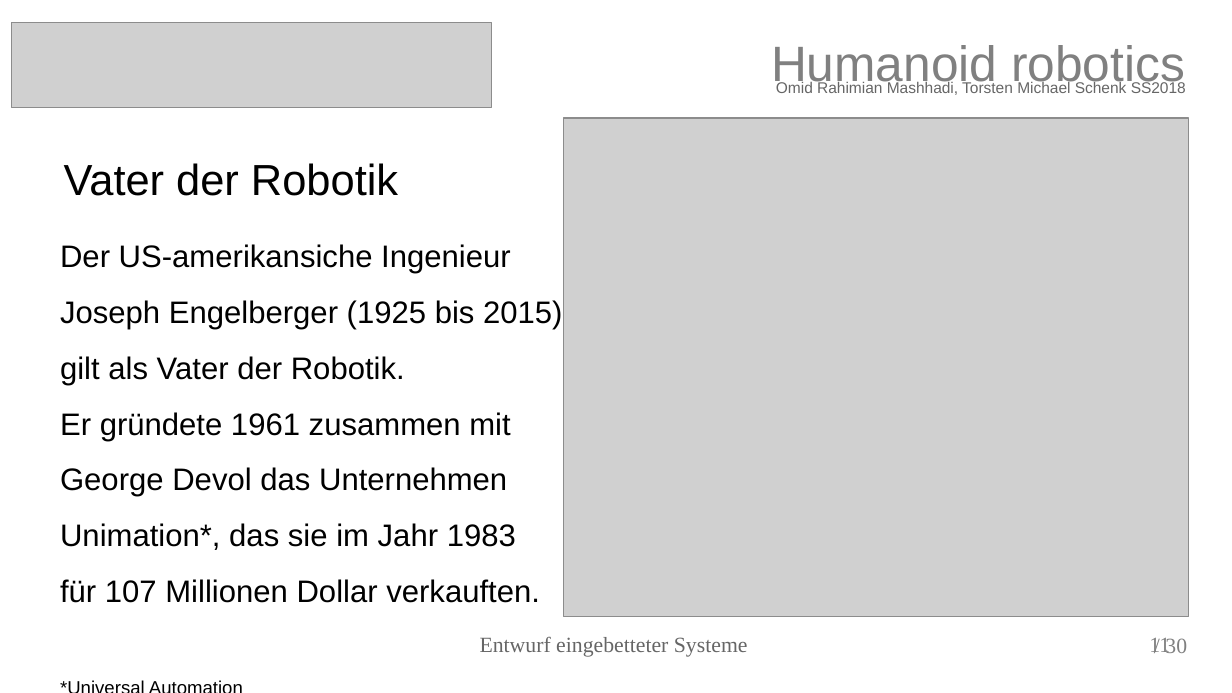
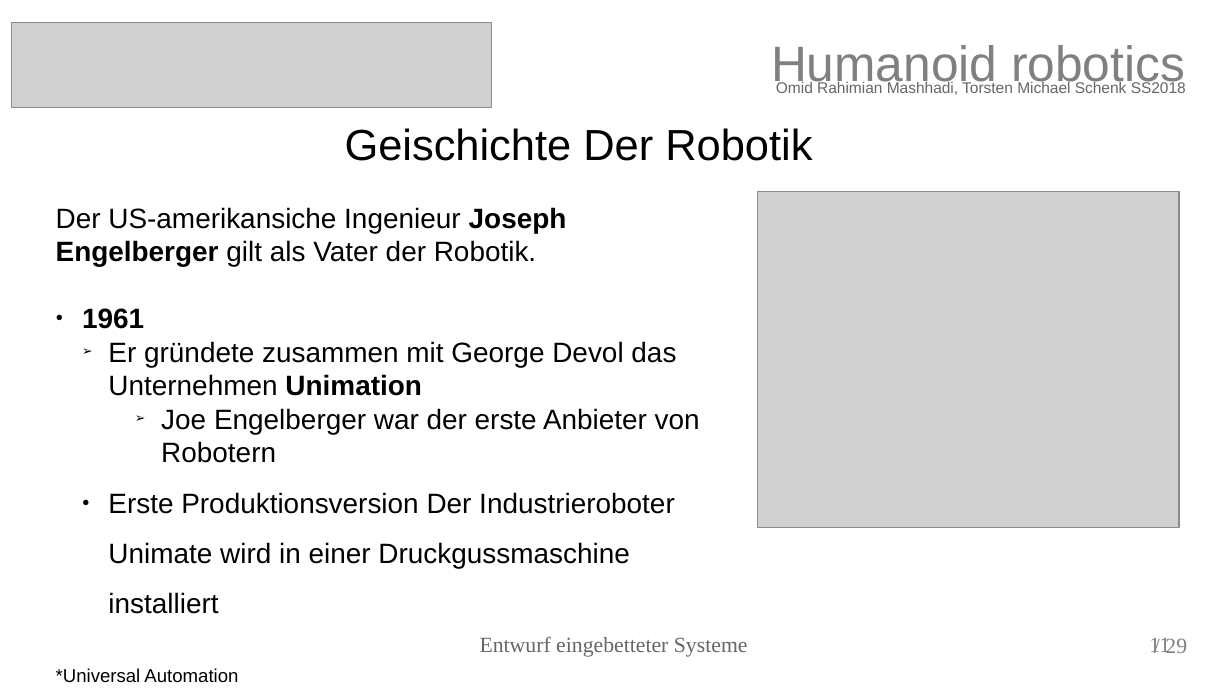
Before and after one commit to torstenschenk/beuth-avatar-ss2018, a slide deck: slide 11 of Presentation/HumanoidRobotic.odp. Drawn at 1232x693 pixels with LibreOffice and Linux fonts; fonts in the diff are those of the drawing; grey boxes stand for pictures. Boxes give left, top, right and bottom in pixels: in the first picture for what was removed or moved away, otherwise in the second. Text is boxed around its words. In the diff, an @@ line names an element or a change of style, - is before the commit and + after.

```diff
--- a/Presentation/HumanoidRobotic.odp
+++ b/Presentation/HumanoidRobotic.odp
@@ subtitle at (345, 128, 812, 161): text changed @@
-Vater der Robotik
+Geischichte Der Robotik
@@ text "Der US-amerikansiche Ingenieur Joseph Engelberger ...": place and size @@
-text "Der US-amerikansiche Ingenieur Joseph Engelberger ..." at (60, 244, 562, 603)
+text "Der US-amerikansiche Ingenieur Joseph Engelberger ..." at (56, 207, 700, 683)
@@ text at (56, 207, 700, 614): text changed; size 20 to 18 pt @@
-Der US-amerikansiche Ingenieur Joseph Engelberger (1925 bis 2015) gilt als Vater der Robotik.
-Er gründete 1961 zusammen mit George Devol das Unternehmen Unimation*, das sie im Jahr 1983
-für 107 Millionen Dollar verkauften.
+Der US-amerikansiche Ingenieur Joseph Engelberger gilt als Vater der Robotik.
+● 1961
+  ➢ Er gründete zusammen mit George Devol das Unternehmen Unimation
+      ➢ Joe Engelberger war der erste Anbieter von Robotern
+  ● Erste Produktionsversion Der Industrieroboter Unimate wird in einer Druckgussmaschine installiert
@@ picture: place and size @@
-picture at (563, 119, 1190, 617)
+picture at (758, 192, 1179, 529)
@@ text at (1165, 638, 1187, 653): text changed @@
-/ 30
+/ 29
```
Also in this commit, not shown: 26 other slides changed, 1 slide added, 2 slides removed.
